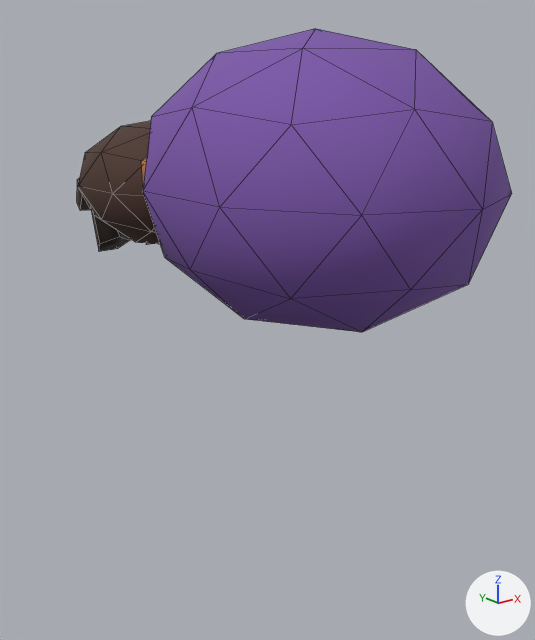
Renders of the Blender file assets-src/tarantula/tarantula.blend from each side of a commit.
Rendered twice from a 50 mm camera at (-6.85, -4.83, 3.05) aimed at (-0.49, 3.12, -0.12). Lighting does not change. The marker at lower right points along +X, +Y and +Z. The first picture is the older version. Mesh edges are drawn as thin lines.

The first picture shows 'Tarantula'.
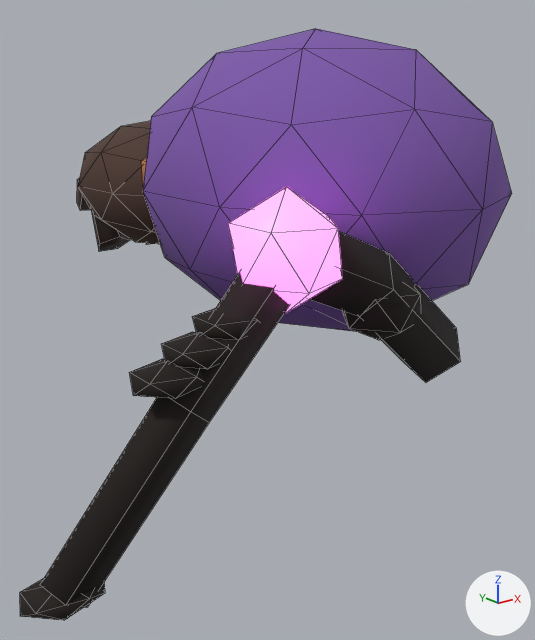
What differs and where, as boxes (x1, y1, x2, y2) in the pictures (535 x 640 px):
'LegR', added
    after: (20, 187, 461, 621)
    faces in mat_leg (black #1a120e): (20, 231, 461, 621)
    faces in mat_knee (pink #ff6fe8, glowing pink #ff6fe8): (228, 187, 342, 313)
    faces in mat_hair_002 (black #1a120e): (129, 359, 204, 399)
    faces in mat_hair_001 (black #1a120e): (162, 332, 230, 369)
    faces in mat_hair (black #1a120e): (192, 308, 258, 340)

The change, as a list of edits to the scene's bpy script:
```text
Add mat_hair:
    mat_hair = principled_material('Hair')
    mat_hair.base_color = (0.0103, 0.00605, 0.00439)  # black #1a120e
    mat_hair.roughness = 0.92
Add mat_leg:
    mat_leg = principled_material('Leg')
    mat_leg.base_color = (0.0103, 0.00605, 0.00439)  # black #1a120e
    mat_leg.roughness = 0.88
Add mat_hair_001:
    mat_hair_001 = principled_material('Hair.001')
    mat_hair_001.base_color = (0.0103, 0.00605, 0.00439)  # black #1a120e
    mat_hair_001.roughness = 0.92
Add mat_knee:
    mat_knee = principled_material('Knee')
    mat_knee.base_color = (1.0, 0.159, 0.807)  # pink #ff6fe8
    mat_knee.emission_color = (1.0, 0.159, 0.807)  # pink #ff6fe8
    mat_knee.emission_strength = 2.5
Add mat_hair_002:
    mat_hair_002 = principled_material('Hair.002')
    mat_hair_002.base_color = (0.0103, 0.00605, 0.00439)  # black #1a120e
    mat_hair_002.roughness = 0.92
Add me_legr:
    me_legr.from_pydata(...)  # 110 vertices, 150 faces; spans x -5.16..0.25, y 0.0..1.05, z -1.53..2.17
    me_legr.polygons.foreach_set('use_smooth', [True] * 150)
    # faces by material slot: [70, 20, 20, 20, 20]
    me_legr.materials.append(mat_leg)  # black #1a120e
    me_legr.materials.append(mat_knee)  # pink #ff6fe8, glowing pink #ff6fe8
    me_legr.materials.append(mat_hair)  # black #1a120e
    me_legr.materials.append(mat_hair_001)  # black #1a120e
    me_legr.materials.append(mat_hair_002)  # black #1a120e
Add ob_legr:
    ob_legr = bpy.data.objects.new('LegR', me_legr)
    ob_legr.location = (0.0, 0.0, 0.0)
```
